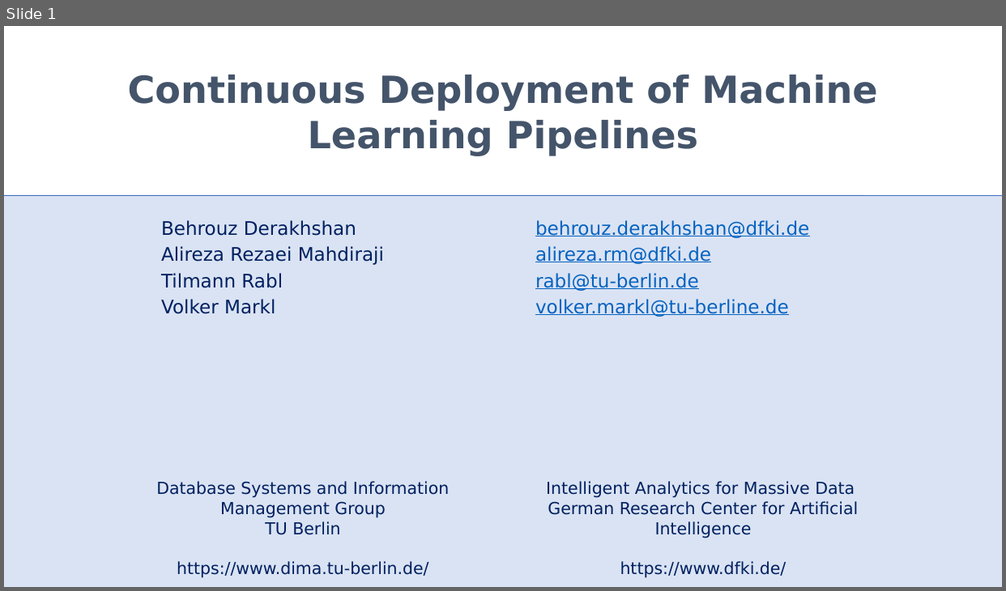
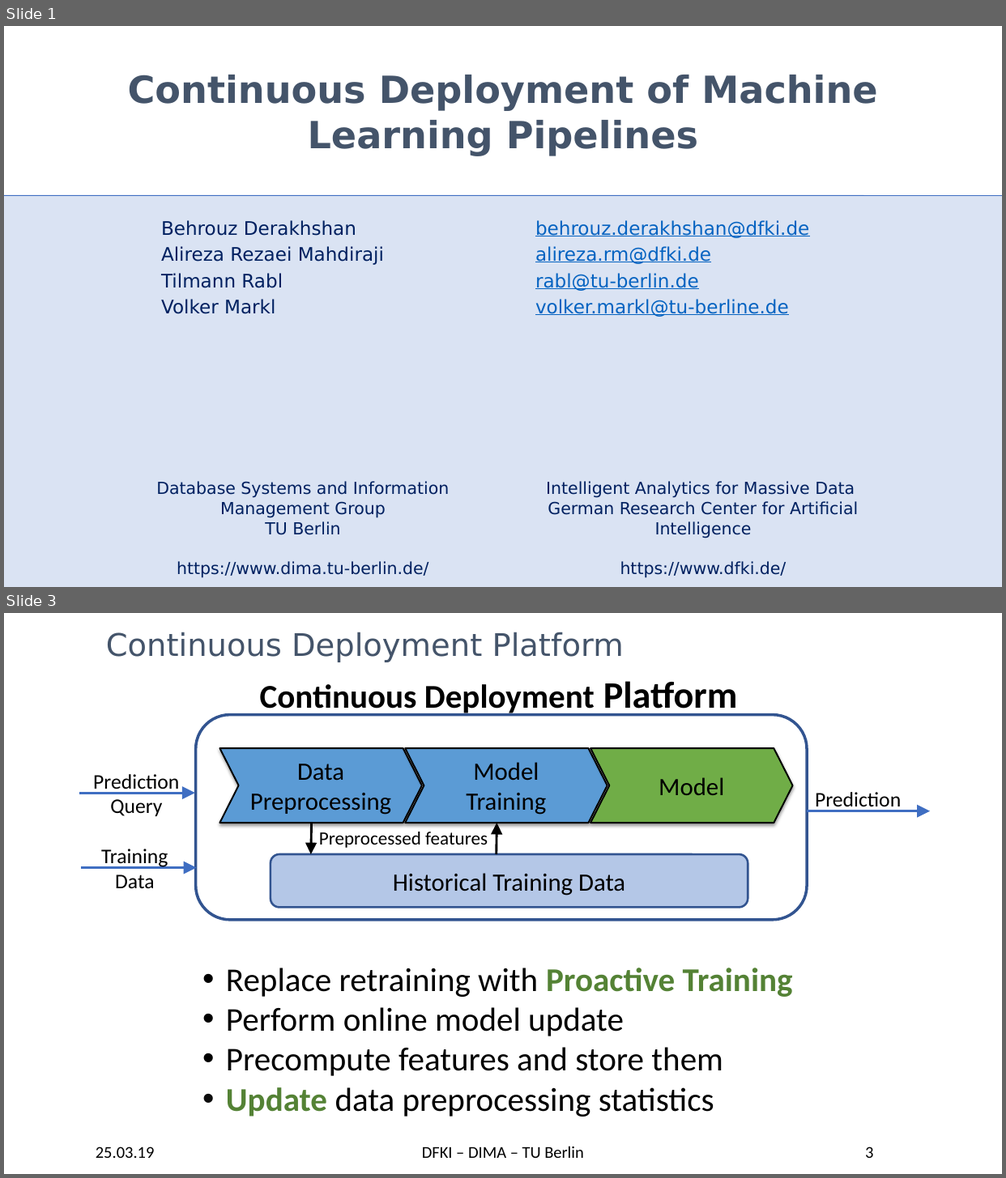
Before and after one commit to TU-Berlin-DIMA/continuous-pipeline-deployment, a slide deck: slides/edbt-2019/edbt-2019.pptx. Shown one above the other, each under a label of ours: slide 1 before the commit, slides 1 and 3 after it; the slides between them are not shown. The pictures are 1006x591 and 1006x1178 pixels, drawn with LibreOffice and Linux fonts; fonts in the diff are those of the drawing; background and template pictures are left out. Boxes give left, top, right and bottom in pixels: in the first picture for what was removed or moved away, otherwise in the second. Text is boxed around its words. In the diff, an @@ line names an element or a change of style, - is before the commit and + after.

```diff
--- a/slides/edbt-2019/edbt-2019.pptx
+++ b/slides/edbt-2019/edbt-2019.pptx
@@ slide 3 added at bbox=[4, 613, 1002, 1174], background picture (left out) @@
@@ title added at bbox=[106, 632, 624, 662], 30 pt, text #44546A @@
+Continuous Deployment Platform
@@ text added at bbox=[260, 681, 738, 717], 32 pt, text #000000, bold @@
+Continuous Deployment Platform
@@ rounded rectangle added at bbox=[196, 715, 807, 920], outline #325491 2.75 pt @@
@@ chevron added at bbox=[219, 748, 422, 824], fill #5B9BD5, outline #000000 1.5 pt, 24 pt, text #000000 @@
+Data Preprocessing
@@ chevron added at bbox=[405, 748, 607, 824], fill #5B9BD5, outline #000000 1.5 pt, 24 pt, text #000000 @@
+Model Training
@@ chevron added at bbox=[591, 748, 793, 824], fill #70AD47, outline #000000 1.5 pt, 24 pt, text #000000 @@
+Model
@@ text added at bbox=[93, 774, 179, 816], 20 pt, text #000000 @@
+Prediction
+Query
@@ arrow added from (79, 793) to (195, 793), #3F6FC3 2.5 pt @@
@@ text added at bbox=[815, 792, 901, 811], 20 pt, text #000000 @@
+Prediction
@@ arrow added from (312, 823) to (311, 855), #000000 2.25 pt @@
@@ arrow added from (496, 855) to (496, 823), #000000 2.25 pt @@
@@ arrow added from (807, 811) to (930, 811), #3F6FC3 2.5 pt @@
@@ text added at bbox=[101, 849, 168, 888], 20 pt, text #000000 @@
+Training
+Data
@@ rounded rectangle added at bbox=[270, 855, 748, 908], fill #B4C7E7, outline #325491 2 pt, 24 pt, text #000000 @@
+Historical Training Data
@@ text added at bbox=[319, 832, 488, 848], 18 pt, text #000000 @@
+Preprocessed features
@@ arrow added from (81, 867) to (197, 867), #3F6FC3 2.5 pt @@
@@ text added at bbox=[226, 968, 793, 1117], 32 pt, text #000000 @@
+• Replace retraining with Proactive Training
+• Perform online model update
+• Precompute features and store them
+• Update data preprocessing statistics
@@ text added at bbox=[96, 1147, 155, 1158], 16 pt, text #000000 @@
+25.03.19
@@ text added at bbox=[422, 1146, 584, 1158], 16 pt, text #000000 @@
+DFKI – DIMA – TU Berlin
@@ page number added at bbox=[865, 1147, 873, 1158], 16 pt, text #000000 @@
+3
```
Also in this commit, not shown: 17 slides changed, 11 other slides added, 18 slides removed, 24 other files.
